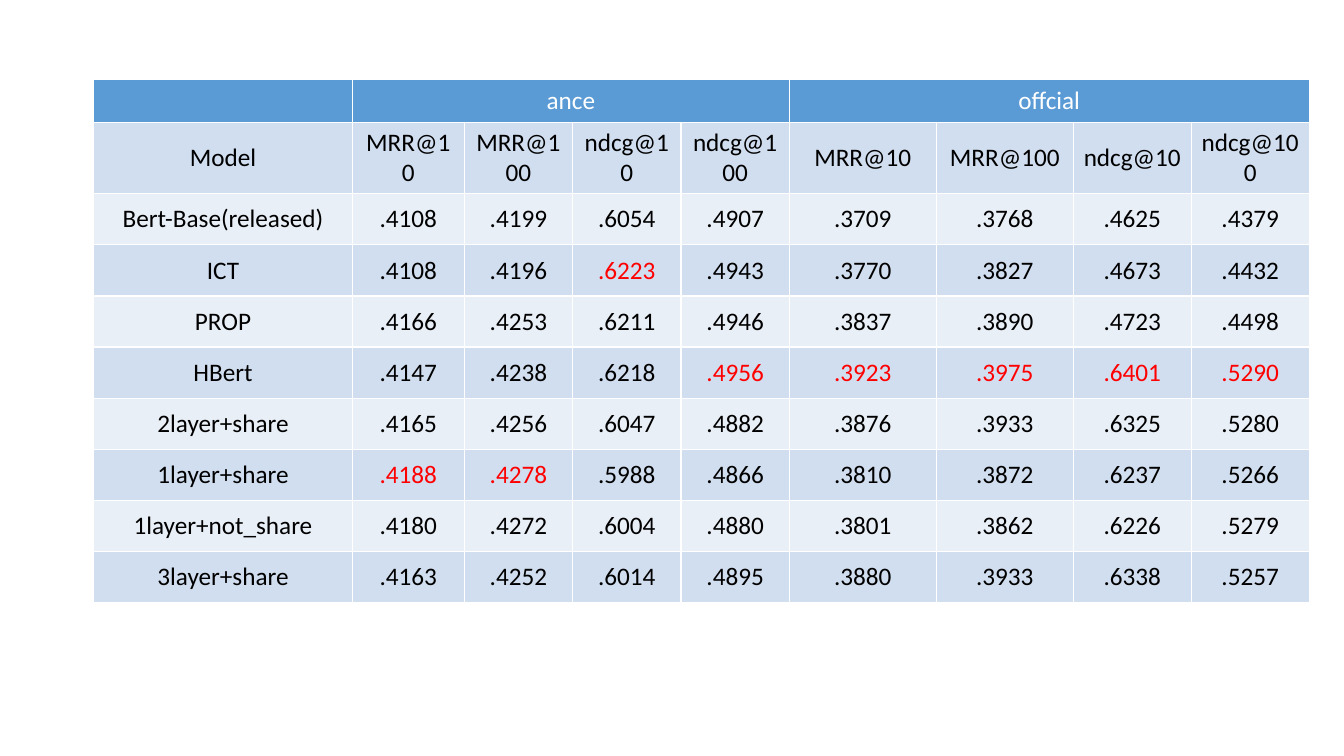
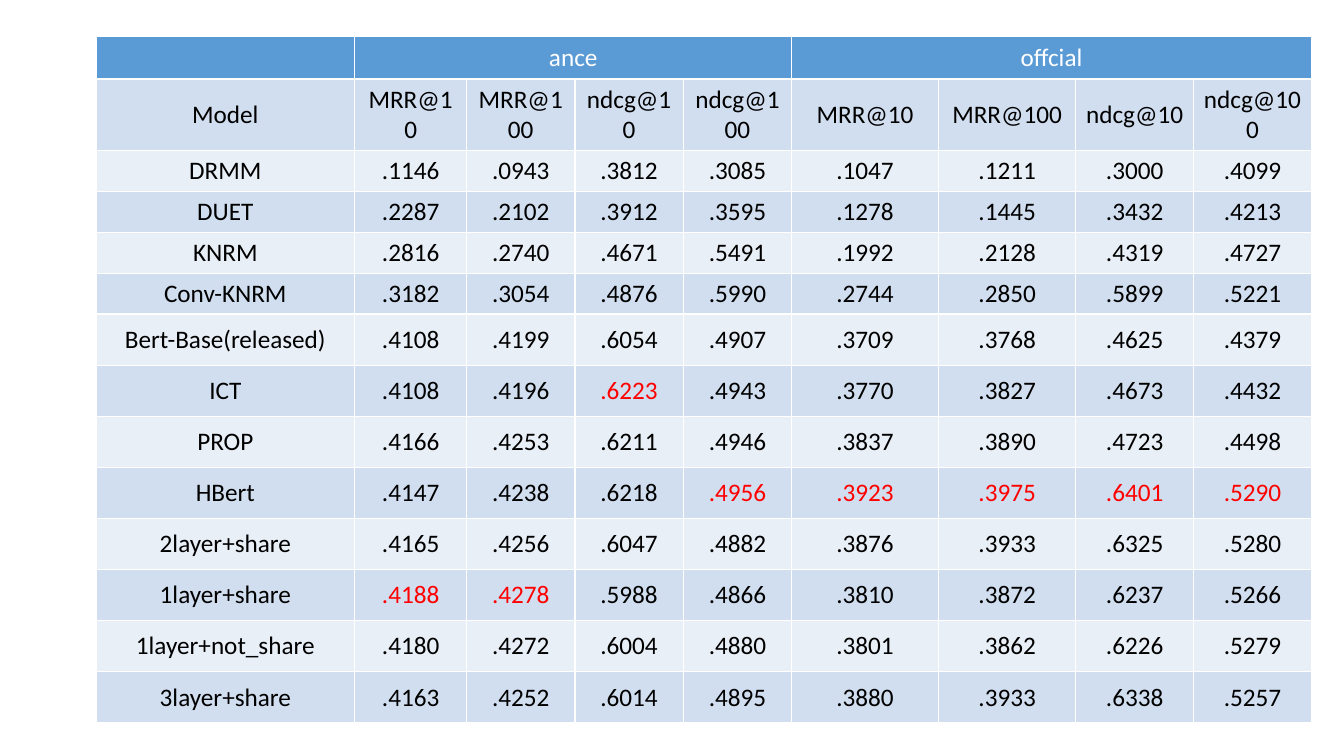
Before and after one commit to xrr233/HBert, a slide deck: slide 1 of 周报、.pptx. Drawn at 1344x756 pixels with LibreOffice and Linux fonts; fonts in the diff are those of the drawing. Boxes give left, top, right and bottom in pixels: in the first picture for what was removed or moved away, otherwise in the second. Text is boxed around its words. In the diff, an @@ line names an element or a change of style, - is before the commit and + after.

```diff
--- a/周报、.pptx
+++ b/周报、.pptx
@@ table at (x1=96, y1=36, x2=1314, y2=720) @@
+row 3: DRMM | .1146 | .0943 | .3812 | .3085 | .1047 | .1211 | .3000 | .4099
+row 4: DUET | .2287 | .2102 | .3912 | .3595 | .1278 | .1445 | .3432 | .4213
+row 5: KNRM | .2816 | .2740 | .4671 | .5491 | .1992 | .2128 | .4319 | .4727
+row 6: Conv-KNRM | .3182 | .3054 | .4876 | .5990 | .2744 | .2850 | .5899 | .5221
@@ table resized from (x1=94, y1=80, x2=1312, y2=602) to (x1=96, y1=36, x2=1314, y2=720) @@
```
Also in this commit, not shown: 1 slide added.
